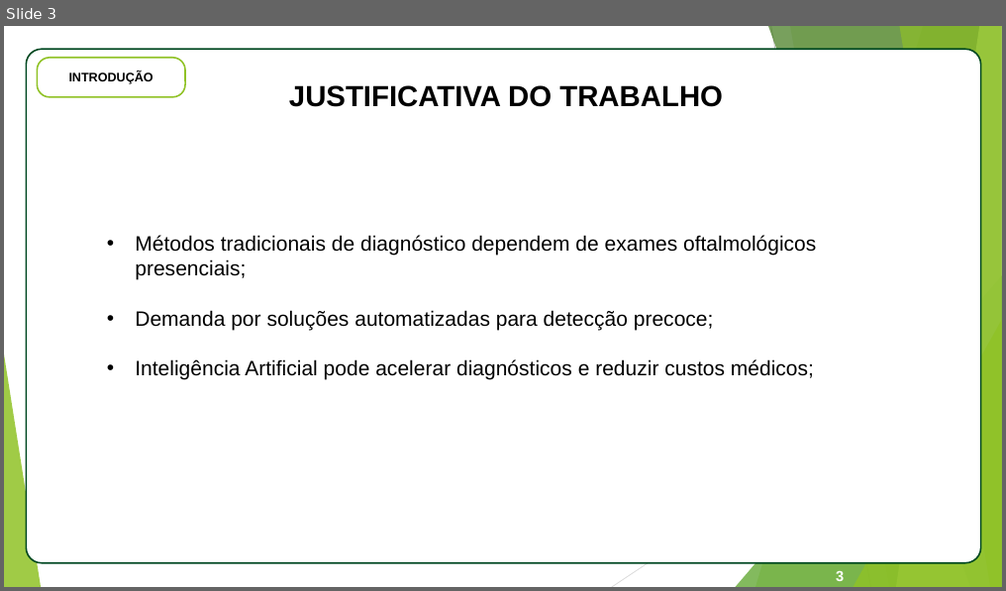
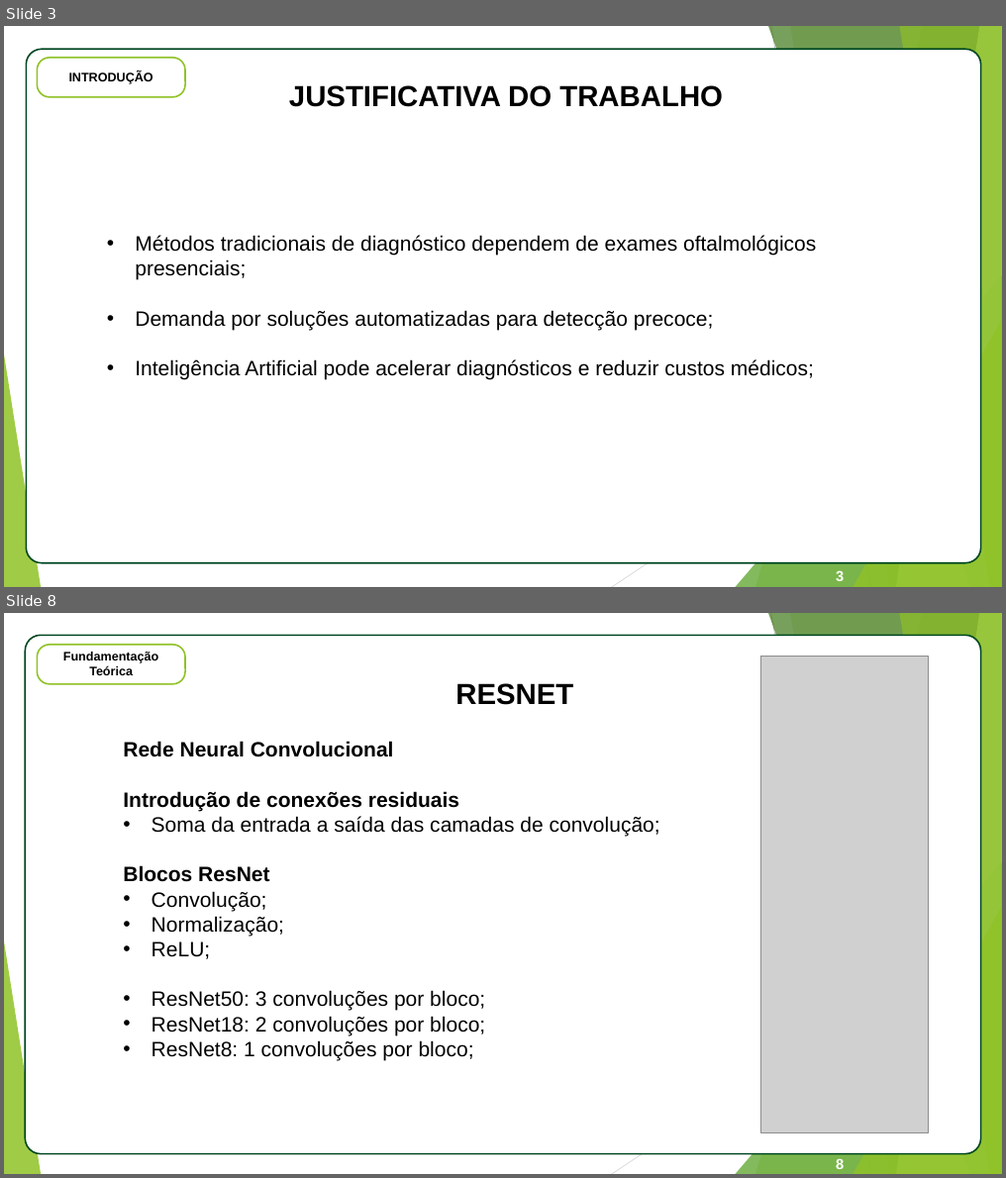
Before and after one commit to estrada-felipe/FundusDetectionTCC, a slide deck: tcc_documento/Apresentacao_TCC_Felipe_Estrada.pptx. Shown one above the other, each under a label of ours: slide 3 before the commit, slides 3 and 8 after it; the slides between them are not shown. The pictures are 1006x591 and 1006x1178 pixels, drawn with LibreOffice and Linux fonts; fonts in the diff are those of the drawing; grey boxes stand for pictures. Boxes give left, top, right and bottom in pixels: in the first picture for what was removed or moved away, otherwise in the second. Text is boxed around its words. In the diff, an @@ line names an element or a change of style, - is before the commit and + after.

```diff
--- a/tcc_documento/Apresentacao_TCC_Felipe_Estrada.pptx
+++ b/tcc_documento/Apresentacao_TCC_Felipe_Estrada.pptx
@@ slide 8 added at <box>4,613,1002,1174</box>, background #FFFFFF; not listed: 10 template elements that a slide beside it also shows @@
@@ rounded rectangle added at <box>25,635,981,1155</box>, fill #FFFFFF, outline #004821 1.5 pt @@
@@ rounded rectangle added at <box>37,645,185,684</box>, fill #FFFFFF, outline #90C226 1.5 pt @@
@@ text added at <box>63,652,158,675</box>, 12 pt, text #000000, bold @@
+Fundamentação Teórica
@@ picture added at <box>761,657,929,1134</box> @@
@@ text added at <box>455,683,573,705</box>, 28 pt, text #000000, bold @@
+RESNET
@@ text added at <box>123,741,660,1060</box>, 20 pt, text #000000 @@
+Rede Neural Convolucional
+Introdução de conexões residuais
+• Soma da entrada a saída das camadas de convolução;
+Blocos ResNet
+• Convolução;
+• Normalização;
+• ReLU;
+• ResNet50: 3 convoluções por bloco;
+• ResNet18: 2 convoluções por bloco;
+• ResNet8: 1 convoluções por bloco;
@@ page number added at <box>836,1159,844,1169</box>, 14 pt, text #FFFFFF, bold @@
+8
```
Also in this commit, not shown: 4 slides changed, 14 other slides added, 30 slides removed, 4 other files.
